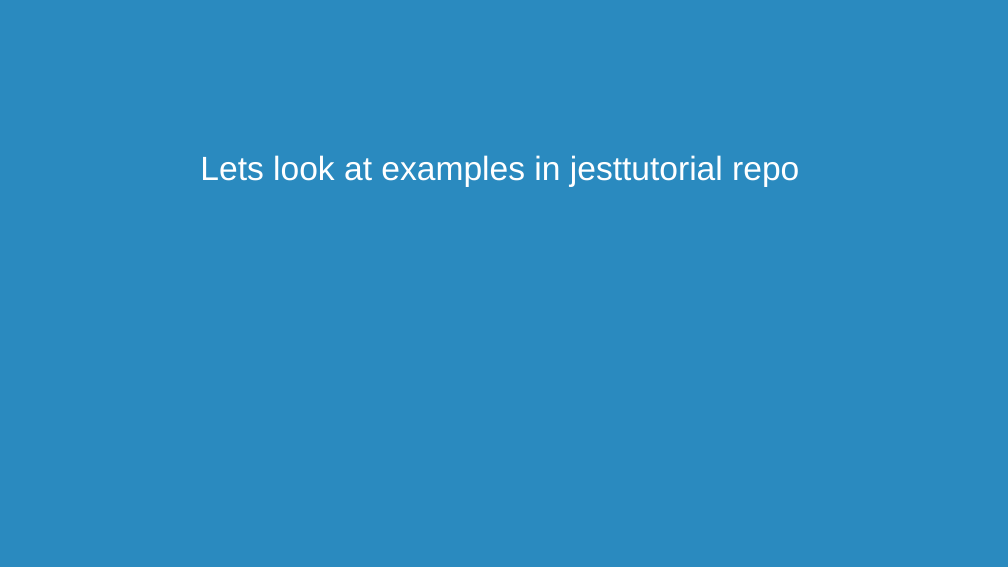
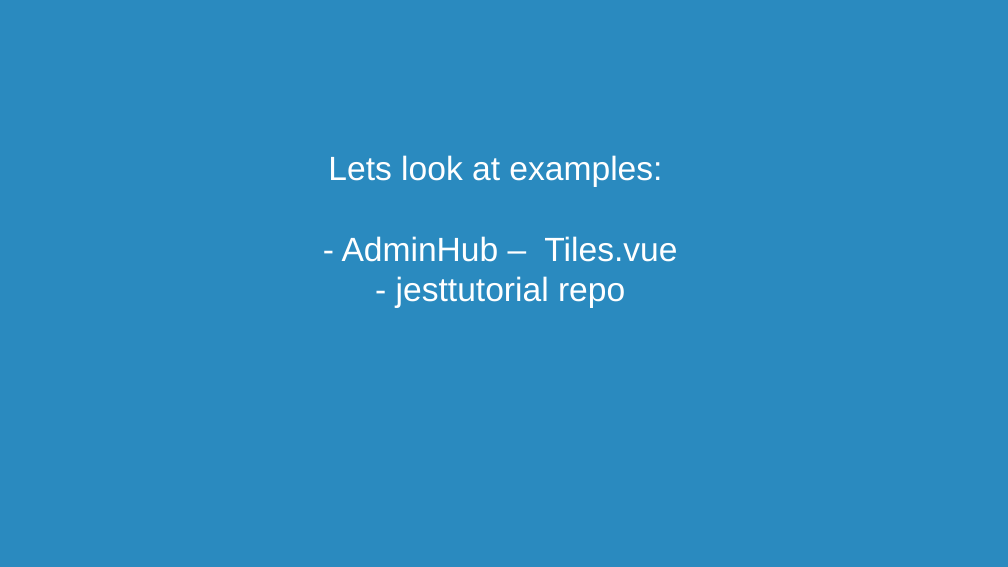
Before and after one commit to Contrapuntist/jesttutorial, a slide deck: slide 17 of presentation/unittestingintro.pptx (slide 16 before the commit). Drawn at 1008x567 pixels with LibreOffice and Linux fonts; fonts in the diff are those of the drawing. Boxes give left, top, right and bottom in pixels: in the first picture for what was removed or moved away, otherwise in the second. Text is boxed around its words. In the diff, an @@ line names an element or a change of style, - is before the commit and + after.

Commit message:
updates to examples, presentation and resources

```diff
--- a/presentation/unittestingintro.pptx
+++ b/presentation/unittestingintro.pptx
@@ text at (x1=328, y1=155, x2=677, y2=307): text changed @@
-Lets look at examples in jesttutorial repo
+Lets look at examples:
+- AdminHub – Tiles.vue
+- jesttutorial repo
```
Also in this commit, not shown: 13 other slides changed, 3 slides added, 23 slides removed, 9 other files.
